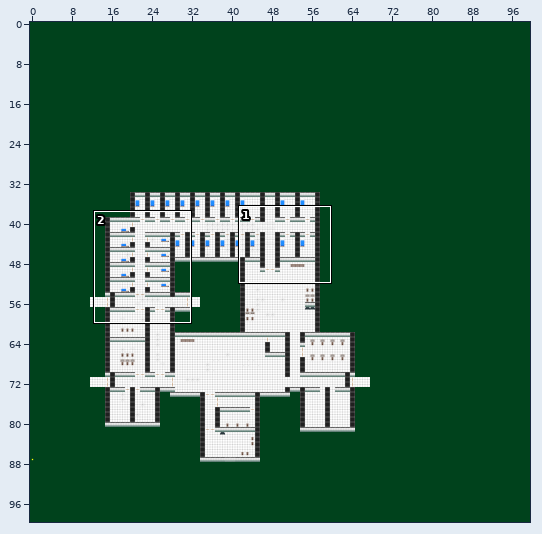
An edit to a level. Tiled map, ALPHA TEX/world5.tmx. Above, an overview of the earlier version with the close-up marked.
Close-up. Before:
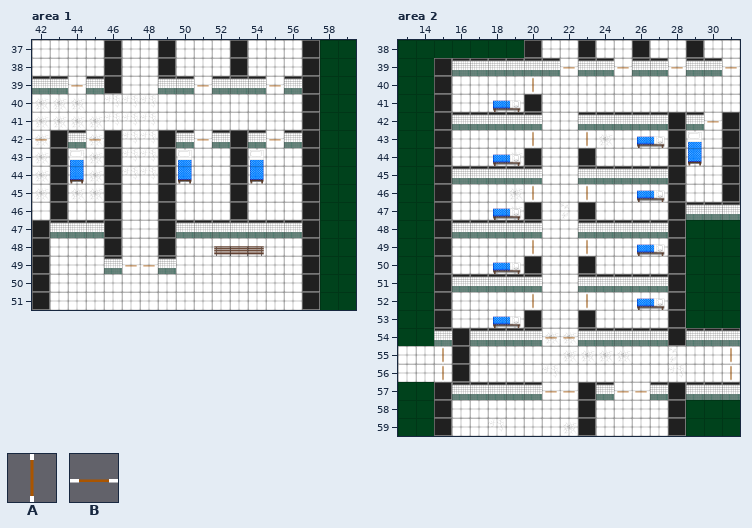
Cells are 64x64 px. Shown: area 1 x 42..59, y 37..51; area 2 x 13..31, y 38..59. The commit also changed other parts of the map, which this record leaves out.
Key: from "alpha_sprite_sheet": A 9, B 10.
_ is an empty cell.
Layers that did not change in this view are not listed.
Layer "Dörrar" before, area 1, first column x 42:
37 __________________
38 __________________
39 __B______B___B____
40 __________________
41 __________________
42 B__B_____B___B____
43 __________________
44 __________________
45 __________________
46 __________________
47 __________________
48 __________________
49 _____BB___________
50 __________________
51 __________________
Layer "Dörrar" before, area 2, first column x 13:
38 ___________________
39 _________B__B__B__B
40 _______A___________
41 ___________________
42 _________________B_
43 _______A__A________
44 ___________________
45 ___________________
46 _______A__A________
47 ___________________
48 ___________________
49 _______A__A________
50 ___________________
51 ___________________
52 _______A__A________
53 ___________________
54 ________BB_________
55 __A_______________A
56 __A_______________A
57 ________BB__BB_____
58 ___________________
59 ___________________
After the commit:
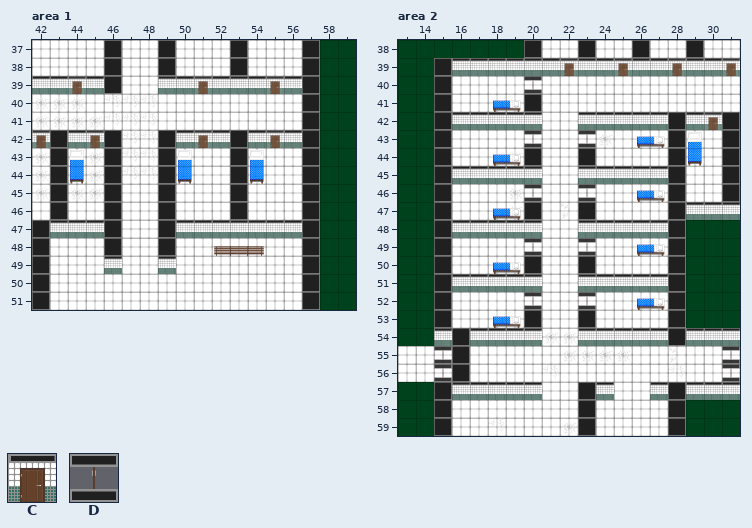
Further tiles: from "floor_wall_sheet": C 7, D 9.
Diff:
Layer "Dörrar", area 1:
Tile C replaces tile B in row 39 at x 44, 51 and 55; in row 42 at x 42, 45, 51 and 55.
The edit erases tile B in row 49 at x 47 to 48.
Layer "Dörrar", area 2:
Tile C replaces tile B in row 39 at x 22, 25, 28 and 31; in row 42 at x 30.
Tile D replaces tile A in row 40 at x 20; in row 43 at x 20 and 23; in row 46 at x 20 and 23; in row 49 at x 20 and 23; in row 52 at x 20 and 23; in rows 55 to 56 at x 15 and 31.
The edit erases tile B in row 54 at x 21 to 22; in row 57 at x 21 to 22 and 25 to 26.
